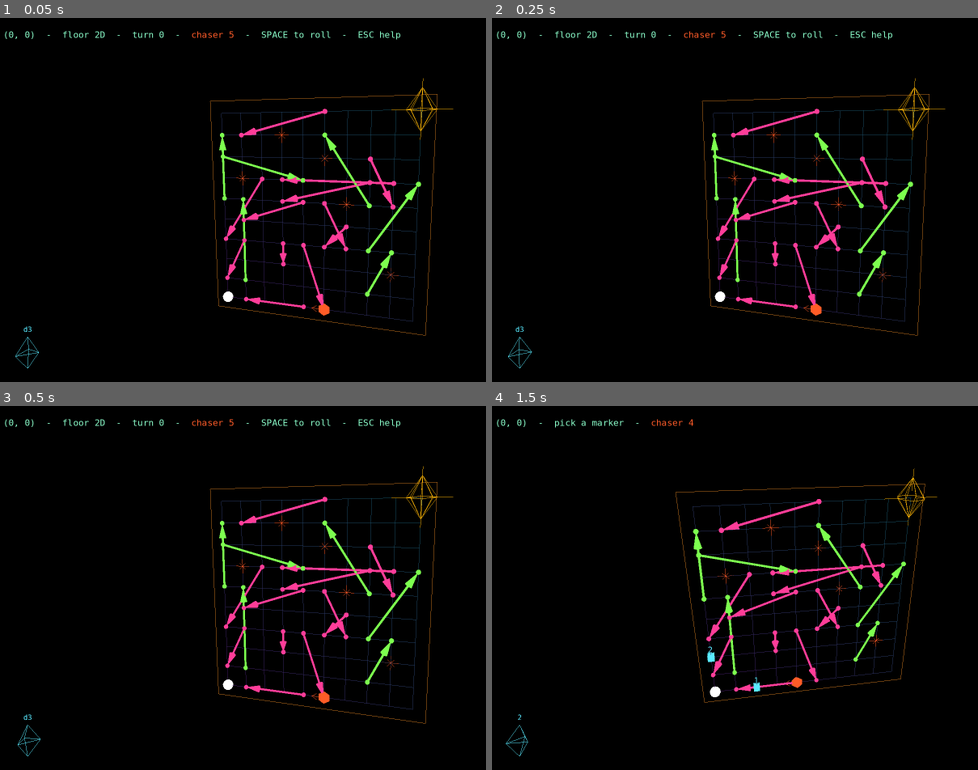
Above: before the commit, frames 1-4 (two rows, left to right).
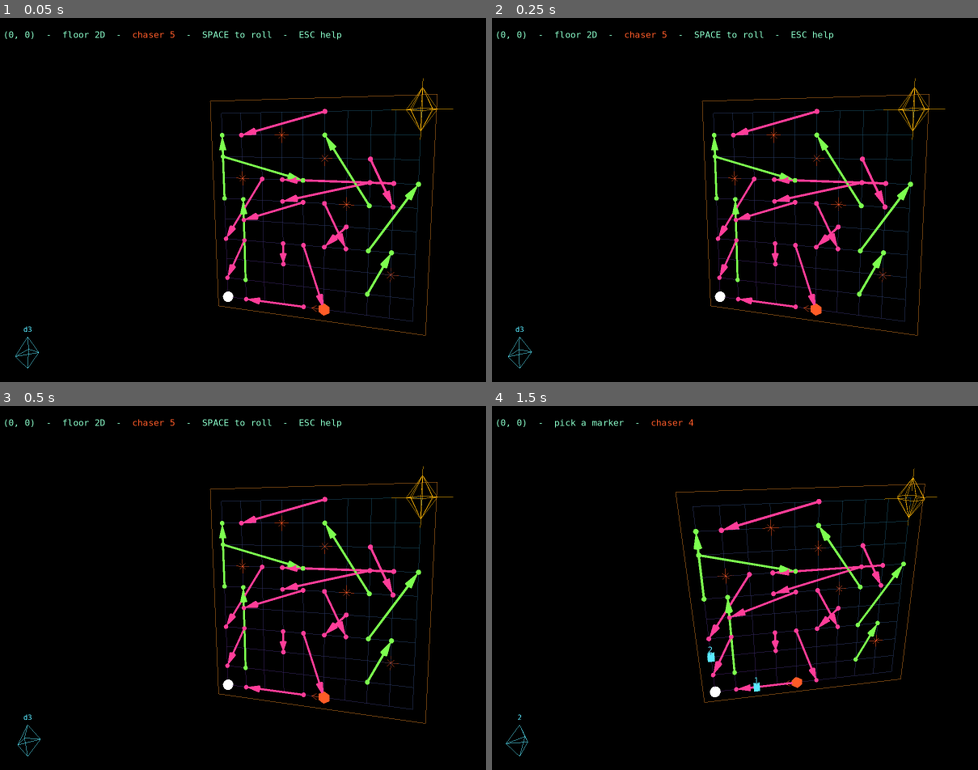
Above: after the commit, the same moments.

Repository: SamTech37/snakes-and-ladder-Ndim
Game: Godot game, scene res://src/main/main.tscn
The game is run twice, just before and just after one commit, with the same random seed, the same clock (stepped at 60 frames per second) and the same inputs.
Inputs (mouse positions are in pixels of both pictures, inside the frame that each line leads up to):
- Up to frame 1 (0.05 s): no input
- Up to frame 2 (0.25 s): no input
- Up to frame 3 (0.5 s): no input
- Up to frame 4 (1.5 s): tap Enter (ui_accept) at 0.5, 0.77, 1.25 s; move the mouse to (948, 569) at 0.52 s; hold Right (ui_right) 0.53-1.25 s; tap R at 0.6 s; click (948, 569) at 0.67 s; drag from (676, 606) to (773, 660) at 1.27 s

The runs differ from the first frame. In frame 1, 0.5% of the frame differs, in the area x 27-83%, y 3-6%; in frame 2, 0.5%; in frame 3, 0.5%; in frame 4, nothing differs.

Commit message:
feat: results wait to be read, and a floor arrives instead of appearing
A fight resolved and tidied itself away in the same frame, so the only way to
learn what happened was to count the dice on your tray afterwards. It now
stops on its result — YOU WON / YOU LOST / FLOOR CLEARED, reversed out — and
nothing is applied until SPACE. The line says what that press is about to
cost or pay, so the acknowledgement is informed rather than ceremonial.

Climbing a dimension was a straight cut: one board vanished and another
appeared. That is the one thing CLAUDE.md says never to do. The camera now
pulls back off the floor you cleared, the next floor is dealt, and it
assembles — arriving at the far end of the spread from wherever the view sits
and travelling to it, so the new dimension visibly puts itself together out
of its own planes.

The inspection line was carrying a lie. "bigger 33%" came from favours(), a
heuristic with no opponent in it, which is not the chance of anything. It now
counts the real odds face against face, and only while a foe is actually on
the table — a win chance with nothing to win against means nothing. Dropped
the die's name beside its own faces, the turn counter, and the ESC prompt
after the first turn: d3 and faces 1 2 3 are the same sentence twice.

Co-Authored-By: Claude Opus 5 <noreply@anthropic.com>

Diff:
--- a/src/game/minigames.gd
+++ b/src/game/minigames.gd
@@ -20,6 +20,17 @@
 	## 0..1: how well this die suits this contest. One place says "a big die is good at BIGGER", so the foe's own choice and any hint the HUD grows cannot disagree.
 	func favours(_faces: PackedInt32Array) -> float:
 		return 0.5
+
+	## The real chance this die beats that one at this contest, counted rather than guessed: every face against every face, which is a few dozen comparisons on the dice this game holds.
+	##
+	## This is what the player is shown, because `favours()` is a heuristic with no opponent in it -- printing it as a percentage claims something it does not know. A number on screen that looks like a probability and is not one is worse than no number.
+	func odds(mine: PackedInt32Array, theirs: PackedInt32Array) -> float:
+		var wins := 0
+		for a in mine:
+			for b in theirs:
+				if play(a, b):
+					wins += 1
+		return float(wins) / float(maxi(1, mine.size() * theirs.size()))
 
 	## Here rather than beside ALL because an inner class cannot see the outer script's statics -- but it does inherit its own base's.
 	static func mean(faces: PackedInt32Array) -> float:
--- a/src/hud/hud.gd
+++ b/src/hud/hud.gd
@@ -59,8 +59,10 @@
 		chase = "  -  " + _tint("chaser %d" % Board.manhattan(s["coords"], s["roamer"]), Pal.C_FOE)
 	# The die, the roll and the spares are all objects on the tray now, so the line says only what the tray cannot: where you are, and what the board wants next.
 	if s["roll"] == 0:
-		status.text = "%s  -  floor %dD  -  turn %d%s  -  SPACE to roll  -  ESC help%s" \
-				% [here, s["size"].size(), s["turns"], chase, _note(s)]
+		# No turn count and no ESC prompt past the first turn: the run's score is floors cleared, the win line reports the turns, and a prompt you have already read is noise sitting where the next real thing has to go.
+		var esc := "  -  ESC help" if s["turns"] == 0 else ""
+		status.text = "%s  -  floor %dD%s  -  SPACE to roll%s%s" \
+				% [here, s["size"].size(), chase, esc, _note(s)]
 		return
 	if s["moves"].is_empty():
 		status.text = "%s  -  nothing legal from here%s%s%s" % [here, chase, _spare(s), _note(s)]
@@ -71,6 +73,19 @@
 ## The one line a fight needs: who is across the table, what is being contested, and which half of the choice is yours. The dice themselves are on the tray -- yours in the near corner, the foe's in the far one -- so this says nothing they already show.
 func _fight(f: Dictionary, s: Dictionary) -> String:
 	var mine: String = Rules.die_name(s["kit"][s["die_index"]])
+	# A settled fight waits to be read, and says what the next press is about to do rather than making you work it out from the tray afterwards.
+	if f["over"] == "CLEARED":
+		return _hi("FLOOR CLEARED", Pal.C_GOAL) \
+				+ "  the boss is beaten  -  SPACE to climb to %dD" % (s["size"].size() + 1)
+	if f["over"] == "WON":
+		return _hi("YOU WON", Pal.C_LADDER) + "  %s  -  SPACE takes their %s" \
+				% [f["last"], Rules.die_name(f["foe"]["faces"])]
+	if f["over"] == "LOST":
+		var cost := "%s is taken" % mine
+		if s["kit"].size() == 1:
+			cost = "your last die shatters" if s["kit"][0].size() <= Rules.MIN_FACES \
+					else "your last die cracks"
+		return _hi("YOU LOST", Pal.C_SNAKE) + "  %s  -  SPACE, %s" % [f["last"], cost]
 	if f["discard"]:
 		return _hi("KIT FULL", Pal.C_GOAL) + "  LEFT/RIGHT choose, SPACE drops %s%s" \
 				% [_hi(mine, Pal.C_MOVE), _note(s)]
--- a/src/main/main.gd
+++ b/src/main/main.gd
@@ -159,12 +159,35 @@
 
 
 ## Beating the boss is not the end of anything but the floor. The run climbs a dimension, keeps the kit it fought for, and deals again.
+## Nothing in this game cuts, and a whole board appearing where another one was is the biggest cut there could be. The floor you cleared falls away from the camera, then the next one arrives exploded into its planes and collapses into a deck -- which is the new dimension assembling itself, drawn by the one float that already describes the two layouts.
 func _ascend() -> void:
 	floors += 1
 	Audio.play("win")
 	view3d.win_burst()
+	busy = true
+	if anim:
+		var from_zoom: float = rig.zoom
+		var out := create_tween()
+		out.tween_method(func(u: float): rig.set_zoom(lerpf(from_zoom, from_zoom * 3.5, u)),
+				0.0, 1.0, 0.5).set_trans(Tween.TRANS_CUBIC).set_ease(Tween.EASE_IN)
+		await out.finished
 	size = Rules.floor_size(size.size() + 1)
 	new_game(true)
+	if anim:
+		await _assemble()
+	busy = false
+	_refresh_hud()
+
+
+## The new floor puts itself together. It starts at the far end of the spread from wherever the view sits, so it always travels: into a deck in FOCUS, out into a row in SPREAD.
+func _assemble() -> void:
+	var to := 1.0 if view == View.SPREAD else 0.0
+	var from := 1.0 - to
+	set_spread(from)
+	var t := create_tween()
+	t.tween_method(func(u: float): set_spread(lerpf(from, to, u)), 0.0, 1.0, 0.9) \
+		.set_trans(Tween.TRANS_CUBIC).set_ease(Tween.EASE_OUT)
+	await t.finished
 
 
 ## Board and markers follow the game state; called whenever either changes.
@@ -384,17 +407,19 @@
 	_refresh_hud()
 
 
-## Picking a die says what it is. A won die can be [1,1,5,5] or [2,2,4,6], and its name on the tray is four digits: that tells you the faces but not what they are worth, and a die you cannot read is a die you cannot choose with.
+## Picking a die says what it is: its faces, and -- only when there is a foe across the table -- the real chance each contest gives you against that foe's die.
 ##
-## The percentages come from the contests themselves (`favours()`), so this cannot drift from what the dice actually do in a fight.
+## Not the die's name: "d3" and "faces 1 2 3" are the same sentence twice, and for an irregular die the name is the same digits over again. And no percentages outside a fight, because a win chance with nothing to win against is a number that means nothing.
 func _inspect(i: int) -> void:
 	var faces: PackedInt32Array = kit[i]
-	var parts := PackedStringArray()
-	for g in MG.ALL:
-		parts.append("%s %d%%" % [g.label().to_lower(), roundi(g.favours(faces) * 100.0)])
-	notice = "%s  faces %s  -  %s" \
-			% [Rules.die_name(faces), " ".join(Array(faces).map(func(v): return str(v))),
-			"  ".join(parts)]
+	var text := "faces %s" % " ".join(Array(faces).map(func(v): return str(v)))
+	if not fight.is_empty():
+		var theirs: PackedInt32Array = fight["foe"]["faces"]
+		var parts := PackedStringArray()
+		for g in MG.ALL:
+			parts.append("%s %d%%" % [g.label().to_lower(), roundi(g.odds(faces, theirs) * 100.0)])
+		text += "  vs %s  -  %s" % [Rules.die_name(theirs), "  ".join(parts)]
+	notice = text
 
 
 ## A click that did not drag. The tray is the only thing worth clicking: a die picks
@@ -472,7 +497,7 @@
 	view3d.fight_flash(coords)
 	notice = ""
 	fight = {"foe": foe, "cell": cell, "game": -1, "pick": 0, "wins": 0, "losses": 0,
-			"used": [], "discard": false, "last": ""}
+			"used": [], "discard": false, "last": "", "over": ""}
 	tray.set_foe(foe["faces"])
 	_next_round()
 
@@ -534,25 +559,36 @@
 	# A boss takes two of three; everything else is settled on the one roll.
 	var need := 2 if foe["boss"] else 1
 	if fight["wins"] >= need:
-		_fight_won()
+		# Settled, but not yet applied. The result stops here and waits to be read: a fight that resolves and cleans itself up in the same frame is a fight you only find out about by counting the dice on your tray afterwards.
+		fight["over"] = "CLEARED" if foe["boss"] else "WON"
+		Audio.play("ladder")
 	elif fight["losses"] >= need:
-		_fight_lost()
+		fight["over"] = "LOST"
+		Audio.play("snake")
 	else:
 		_next_round()
 	_refresh_hud()
 
 
-func _fight_won() -> void:
-	var foe: Dictionary = fight["foe"]
-	Audio.play("ladder")
-	notice = "WON the fight  -  took %s" % Rules.die_name(foe["faces"])
-	if foe["boss"]:
+## SPACE on a decided fight. Reading the result is a beat of its own, so this is where what it costs or pays actually happens.
+func _settle() -> void:
+	var over: String = fight["over"]
+	fight["over"] = ""
+	if over == "LOST":
+		_fight_lost()
+	elif over == "CLEARED":
 		_end_fight()
 		if boss_fight:
 			_ascend()
 		else:
 			_win()
-		return
+	else:
+		_fight_won()
+
+
+func _fight_won() -> void:
+	var foe: Dictionary = fight["foe"]
+	notice = "WON the fight  -  took %s" % Rules.die_name(foe["faces"])
 	foes.erase(fight["cell"])
 	kit.append(foe["faces"])
 	# Over the cap, taking a die means dropping one. That is the whole cost of winning: the kit's shape is bounded even when your luck is not.
@@ -565,7 +601,6 @@
 
 func _fight_lost() -> void:
 	var foe: Dictionary = fight["foe"]
-	Audio.play("snake")
 	foes.erase(fight["cell"])
 	_pay_for_loss()
 	if dead:
@@ -732,6 +767,8 @@
 	if not fight.is_empty():
 		if fight["discard"]:
 			_discard(die_index)
+		elif fight["over"] != "":
+			_settle()
 		else:
 			_resolve()
 		return
@@ -743,14 +780,18 @@
 
 ## LEFT/RIGHT walk the kit: which die you are about to throw, which die you are staking, which die you are about to drop. Same key, one idea, in all three.
 func _cycle_die(step: int) -> void:
-	if kit.size() < 2 or (not fight.is_empty() and fight["game"] < 0 and not fight["discard"]):
+	if kit.size() < 2:
+		return
+	if not fight.is_empty() and fight["over"] != "":
+		return
+	if not fight.is_empty() and fight["game"] < 0 and not fight["discard"]:
 		return
 	_pick_die(posmod(die_index + step, kit.size()))
 
 
 ## UP/DOWN walk the contests a foe has left, when the foe is the one who showed its die first and left the naming to you.
 func _cycle_contest(step: int) -> void:
-	if fight.is_empty() or fight["discard"] or fight["game"] >= 0:
+	if fight.is_empty() or fight["discard"] or fight["game"] >= 0 or fight["over"] != "":
 		return
 	var left := games_left()
 	if left.size() < 2:
--- a/tests/test_fight.gd
+++ b/tests/test_fight.gd
@@ -88,6 +88,7 @@
 	assert(m.fight["game"] == 0, "an OPEN foe has to name the contest before you commit")
 	# Its die is two sixes and the contest is BIGGER, so this is a loss every time.
 	m._resolve()
+	_read(m)
 	assert(m.kit.size() == 1, "a lost fight did not take a die")
 	assert(not m.kit.has(staked), "a lost fight took a die that was not the one staked")
 	assert(m.fight.is_empty(), "the fight did not end")
@@ -108,6 +109,7 @@
 	m._start_fight(_foe(PackedInt32Array([1, 1]), [0], Rules.OPEN), 0)
 	# Two ones against sixes at BIGGER: a win every time.
 	m._resolve()
+	_read(m)
 	assert(m.kit.size() == cap + 1, "the prize did not reach the kit")
 	assert(m.fight["discard"], "over the cap and nothing was asked to be dropped")
 	m._discard(0)
@@ -118,6 +120,7 @@
 	m._lose_die(0)
 	m._start_fight(_foe(PackedInt32Array([1, 1]), [0], Rules.OPEN), 0)
 	m._resolve()
+	_read(m)
 	assert(m.kit.size() == cap and m.fight.is_empty(), "a win under the cap should not prompt")
 	done["cap"] = true
 	m.free()
@@ -133,6 +136,7 @@
 	m._start_fight(boss, -1)
 	var first: int = m.fight["game"]
 	m._resolve()
+	_read(m)
 	assert(m.fight["wins"] + m.fight["losses"] == 1, "one round should have resolved")
 	assert(m.fight["used"] == [first], "the contest played was not recorded as used")
 	assert(m.fight["game"] != first, "the boss repeated a contest it had already played")
@@ -152,6 +156,7 @@
 		guard += 1
 		b.fight["game"] = 0
 		b._resolve()
+		_read(b)
 	assert(b.kit.size() == 2, "a lost boss match did not cost exactly one die")
 	assert(not b.fight.is_empty() and b.fight["wins"] == 0 and b.fight["losses"] == 0,
 			"the boss did not come back for a rematch")
@@ -172,6 +177,7 @@
 		m._start_fight(_foe(PackedInt32Array([6, 6]), [0], Rules.TELL), 0)
 		m.fight["game"] = 0
 		m._resolve()
+		_read(m)
 		if not m.dead:
 			assert(m.kit.size() == 1, "the last die was taken instead of broken")
 			# A d5 wears down to [1,2,3,4], then [1,2,3], then [1,2]: the largest face goes each time, so the die gets safer to travel with and worse to fight with.
@@ -190,6 +196,7 @@
 	k.die_index = 0
 	k._start_fight(_foe(PackedInt32Array([6, 6]), [0], Rules.OPEN), 0)
 	k._resolve()
+	_read(k)
 	assert(k.kit.size() == 1 and not k.dead, "a lost fight with a spare die should take the die whole")
 	assert(k.kit[0].size() == 3, "a die was broken while another was in hand")
 
@@ -239,6 +246,12 @@
 	m.free()
 
 
+## A fight stops on its result and waits for SPACE. The tests press it, because a result that applies itself in the same frame is the thing that was wrong.
+func _read(m: Node3D) -> void:
+	if not m.fight.is_empty() and m.fight["over"] != "":
+		m._settle()
+
+
 func _kit(dice: Array) -> Array[PackedInt32Array]:
 	var out: Array[PackedInt32Array] = []
 	for d in dice:
--- a/tests/test_run.gd
+++ b/tests/test_run.gd
@@ -84,6 +84,7 @@
 	for _i in 2:
 		m.fight["game"] = 0
 		m._resolve()
+		_read(m)
 	assert(m.size.size() == before + 1, "beating the boss did not climb a dimension")
 	assert(m.size == Rules.floor_size(before + 1), "the next floor is not the board for that dimension")
 	assert(m.kit.size() == 2, "the kit did not survive the climb")
@@ -117,6 +118,12 @@
 	f.free()
 
 
+## A fight stops on its result and waits for SPACE before anything is applied.
+func _read(m: Node3D) -> void:
+	if not m.fight.is_empty() and m.fight["over"] != "":
+		m._settle()
+
+
 func _kit(dice: Array) -> Array[PackedInt32Array]:
 	var out: Array[PackedInt32Array] = []
 	for d in dice:
Not shown, changed: CLAUDE.md
